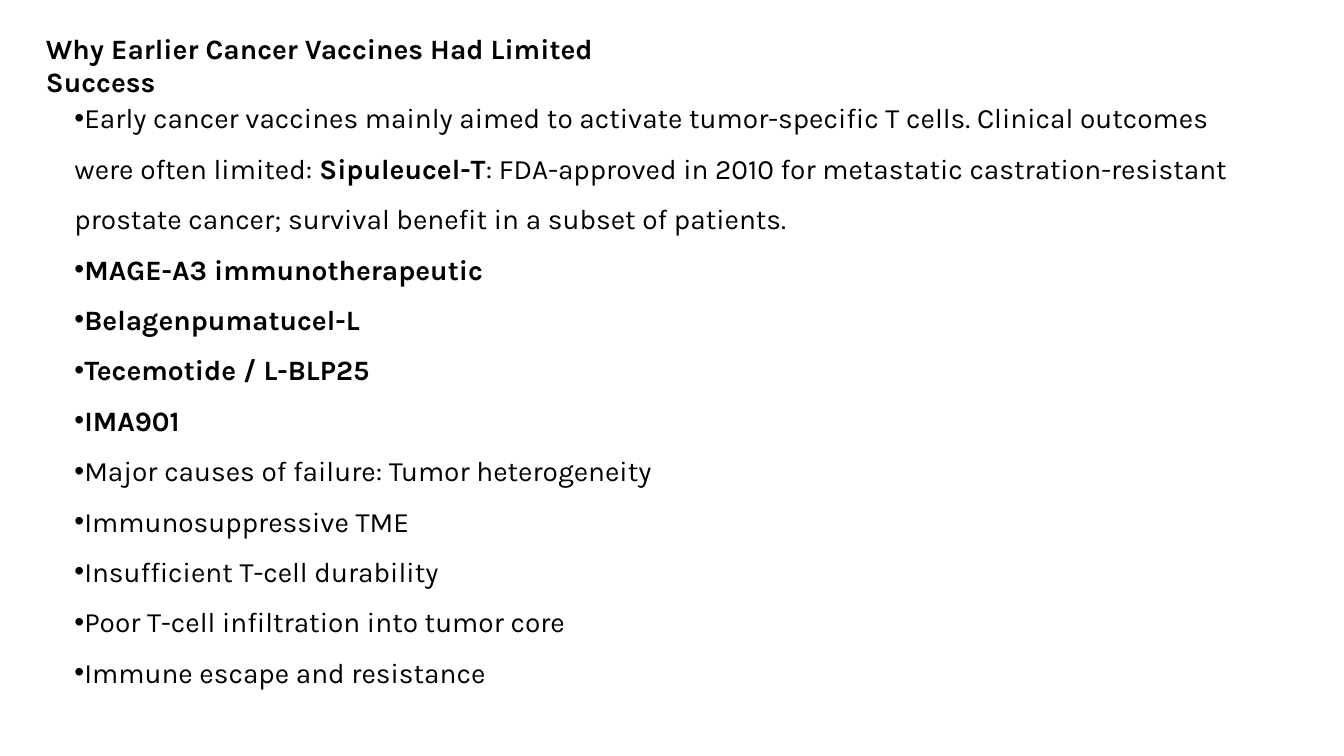
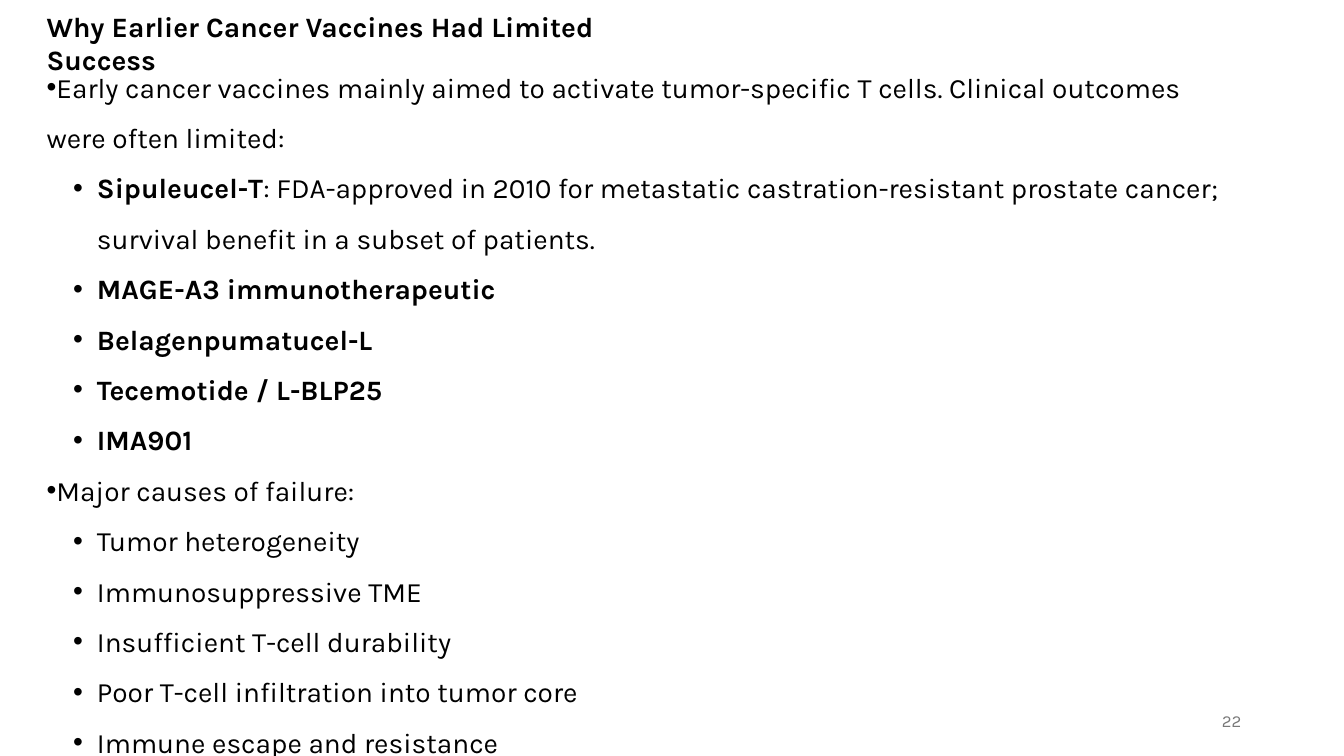
Before and after one commit to alirahmatibonab/pptx, a slide deck: slide 22 of vac.pptx (slide 20 before the commit). Drawn at 1344x756 pixels with LibreOffice and Linux fonts; fonts in the diff are those of the drawing. Boxes give left, top, right and bottom in pixels: in the first picture for what was removed or moved away, otherwise in the second. Text is boxed around its words. In the diff, an @@ line names an element or a change of style, - is before the commit and + after.

```diff
--- a/vac.pptx
+++ b/vac.pptx
@@ text "Why Earlier Cancer Vaccines Had ...": place and size @@
-text "Why Earlier Cancer Vaccines Had ..." at (46,39,593,93)
+text "Why Earlier Cancer Vaccines Had ..." at (47,17,593,71)
@@ text "Early cancer vaccines mainly aimed ...": place and size @@
-text "Early cancer vaccines mainly aimed ..." at (74,108,1227,690)
+text "Early cancer vaccines mainly aimed ..." at (47,78,1218,756)
@@ text at (47,78,1218,256): text changed @@
-• Early cancer vaccines mainly aimed to activate tumor-specific T cells. Clinical outcomes were often limited: Sipuleucel-T: FDA-approved in 2010 for metastatic castration-resistant prostate cancer; survival benefit in a subset of patients.
+• Early cancer vaccines mainly aimed to activate tumor-specific T cells. Clinical outcomes were often limited:
+  • Sipuleucel-T: FDA-approved in 2010 for metastatic castration-resistant prostate cancer; survival benefit in a subset of patients.
@@ text at (97,279,577,756): list level 1 to 2 in "MAGE-A3 immunotherapeutic"; list level 1 to 2 in "Belagenpumatucel-L"; list level 1 to 2 in "Tecemotide / L-BLP25"; list level 1 to 2 in "IMA901"; list level 1 to 2 in "Immunosuppressive TME"; list level 1 to 2 in "Insufficient T-cell durability"; list level 1 to 2 in "Poor T-cell infiltration into tumor ..."; list level 1 to 2 in "Immune escape and resistance" @@
@@ text at (56,481,359,558): text changed @@
-• Major causes of failure: Tumor heterogeneity
+• Major causes of failure:
+  • Tumor heterogeneity
@@ page number added at (1222,716,1241,727), 12 pt, text #797979 @@
+22
```
Also in this commit, not shown: 30 other slides changed, 14 slides added, 6 slides removed, 1 other file.
